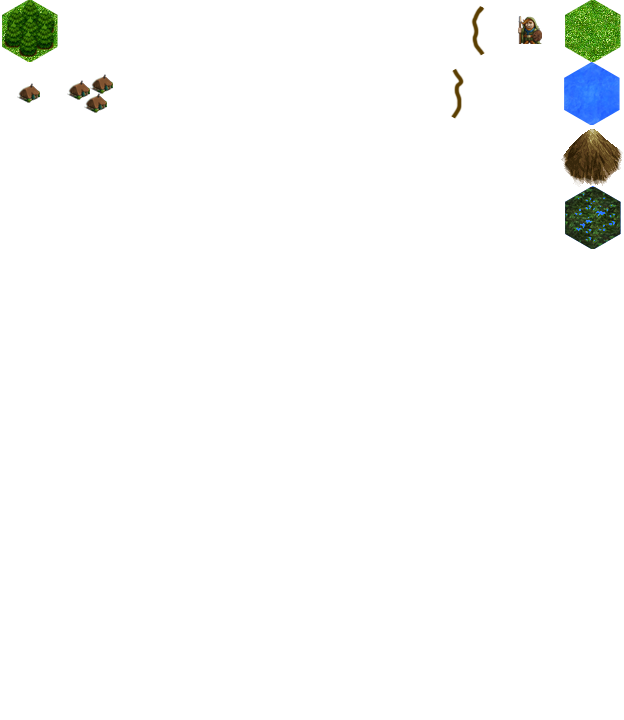
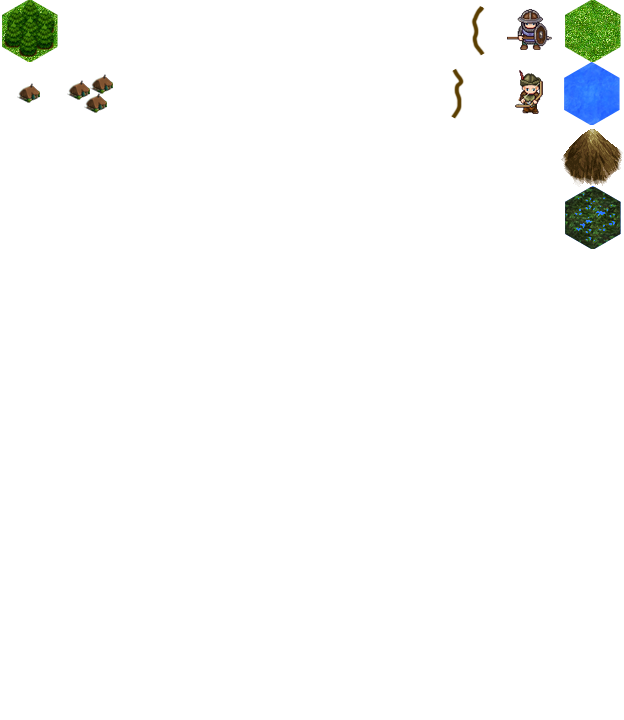
Comparing the layer stacks of the two 624 x 720 images. Changes:
added layer "Layer 4" above "Spearman" over [515, 70, 543, 114]
renamed "Dawf Spear" to "Spearman", painted on it over [507, 9, 552, 50]
